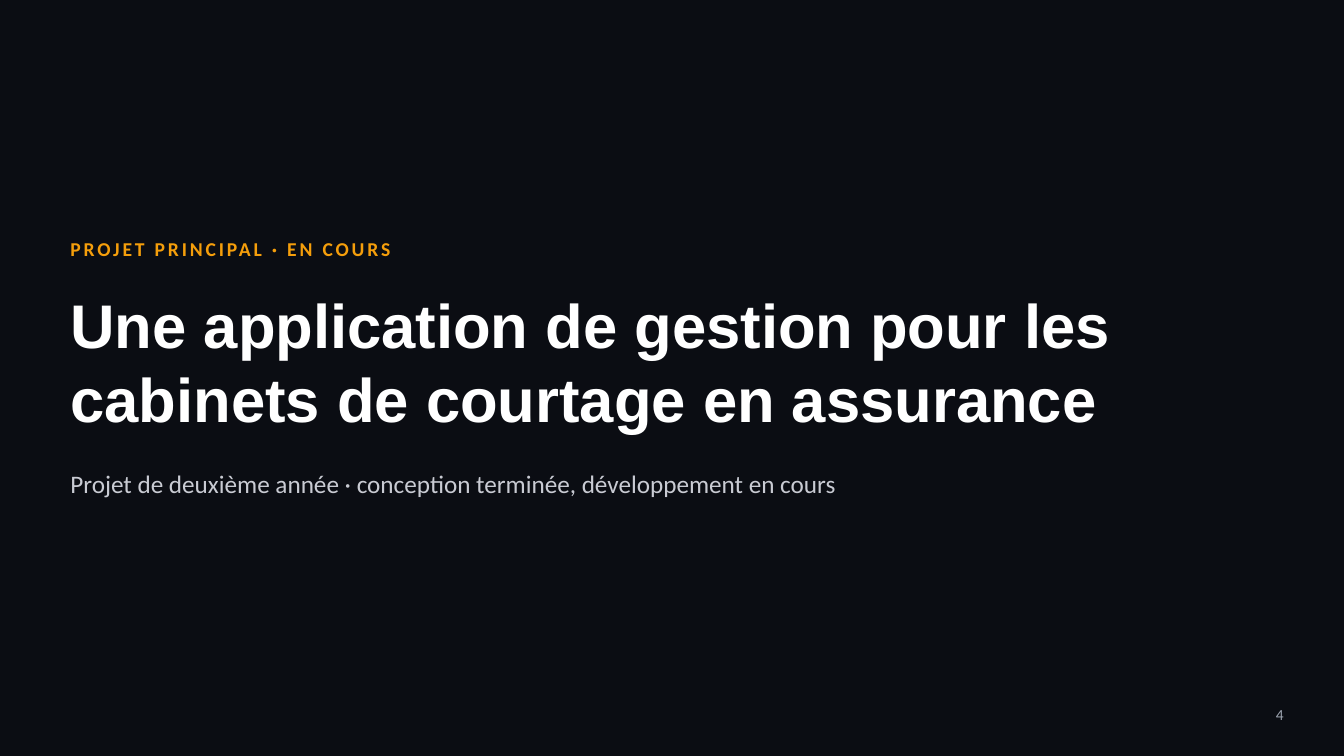
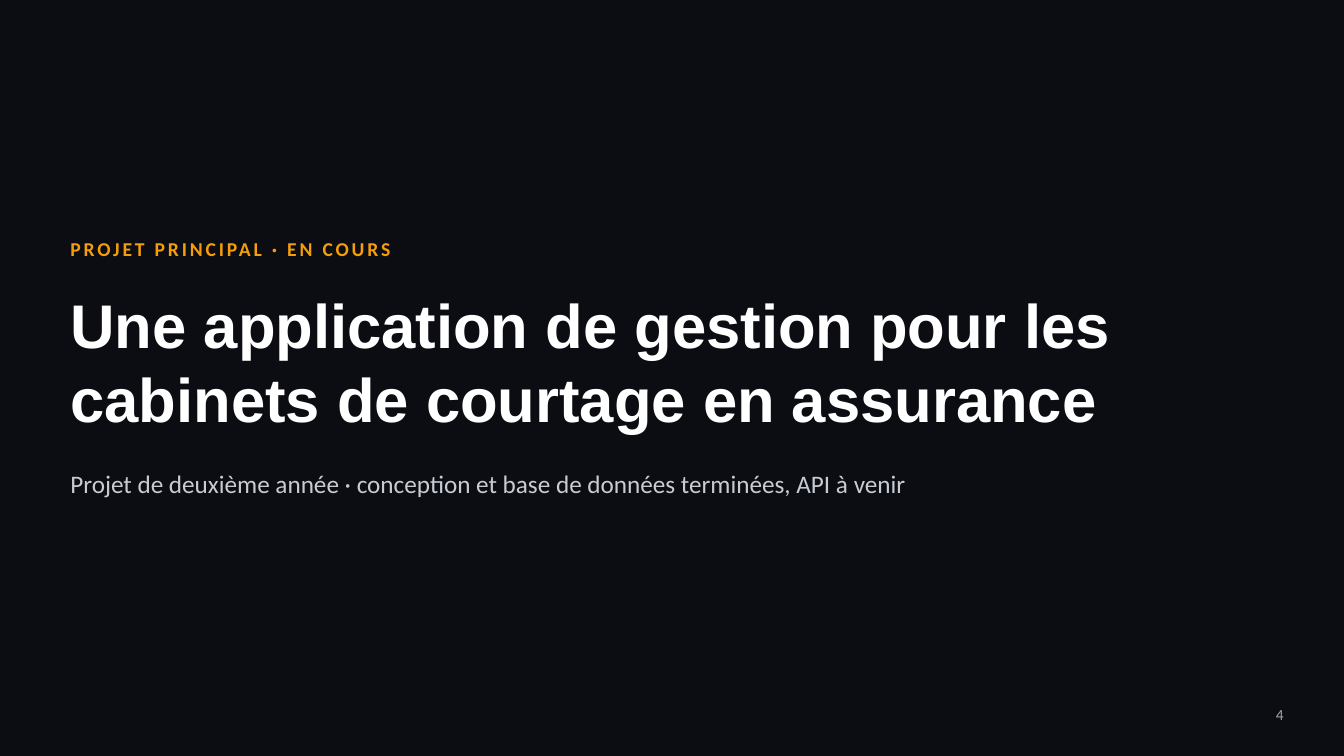
Before and after one commit to dorianpachot-create/portefollio, a slide deck: slide 4 of assets/presentation/Presentation_E5_Dorian_Pachot.pptx. Drawn at 1344x756 pixels with LibreOffice and Linux fonts; fonts in the diff are those of the drawing. Boxes give left, top, right and bottom in pixels: in the first picture for what was removed or moved away, otherwise in the second. Text is boxed around its words. In the diff, an @@ line names an element or a change of style, - is before the commit and + after.

```diff
--- a/assets/presentation/Presentation_E5_Dorian_Pachot.pptx
+++ b/assets/presentation/Presentation_E5_Dorian_Pachot.pptx
@@ text at (x1=70, y1=475, x2=905, y2=498): text changed @@
-Projet de deuxième année · conception terminée, développement en cours
+Projet de deuxième année · conception et base de données terminées, API à venir
```
Also in this commit, not shown: 3 other slides changed, 1 slide added, 1 slide removed, 5 other files.
